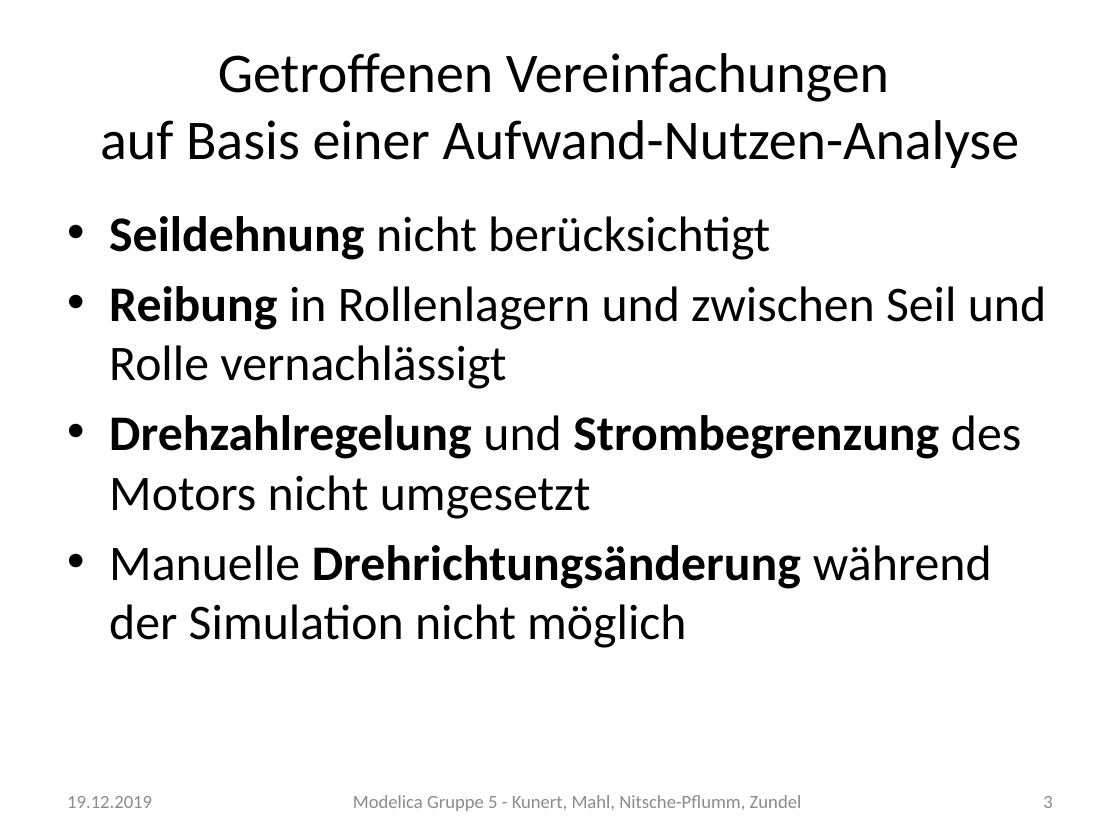
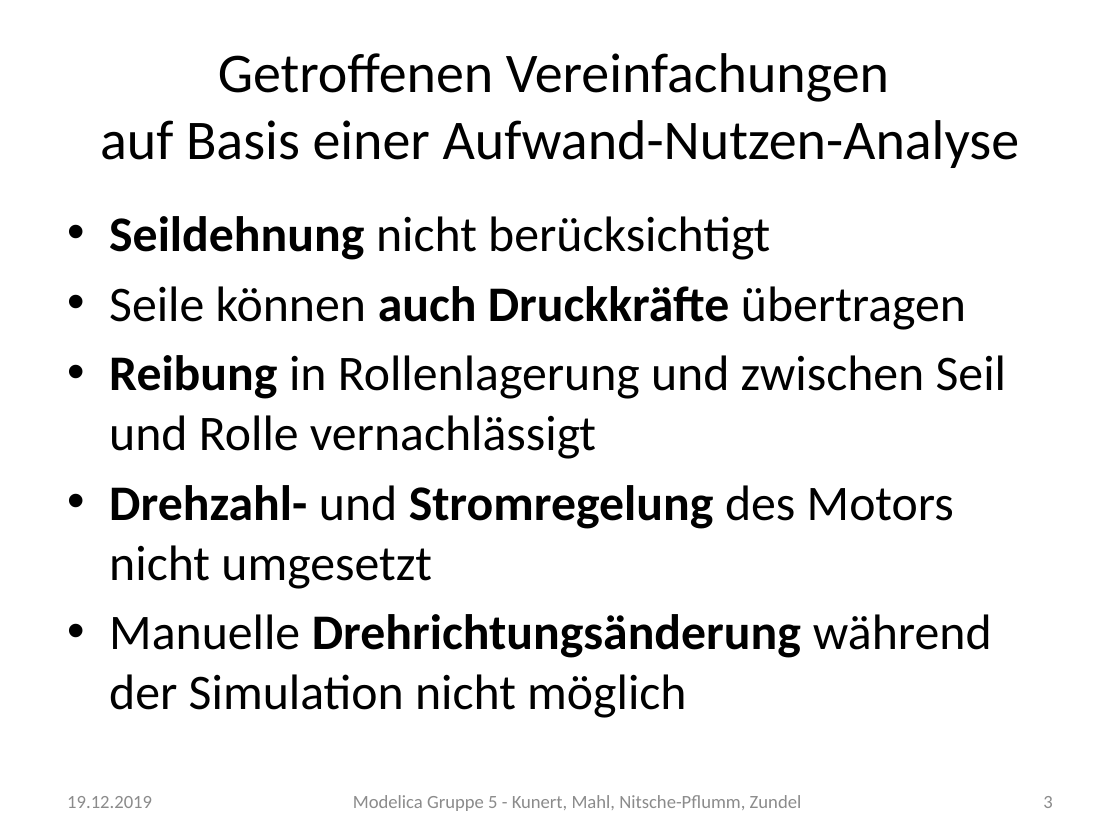
Before and after one commit to nitschep/Modelica-Flaschenzug-Gruppe5, a slide deck: slide 3 of Modelica_Präsentation_v2.pptx. Drawn at 1120x840 pixels with LibreOffice and Linux fonts; fonts in the diff are those of the drawing. Boxes give left, top, right and bottom in pixels: in the first picture for what was removed or moved away, otherwise in the second. Text is boxed around its words. In the diff, an @@ line names an element or a change of style, - is before the commit and + after.

```diff
--- a/Modelica_Präsentation_v2.pptx
+++ b/Modelica_Präsentation_v2.pptx
@@ text at (x1=109, y1=286, x2=1006, y2=589): text changed @@
-• Reibung in Rollenlagern und zwischen Seil und Rolle vernachlässigt
-• Drehzahlregelung und Strombegrenzung des Motors nicht umgesetzt
+• Seile können auch Druckkräfte übertragen
+• Reibung in Rollenlagerung und zwischen Seil und Rolle vernachlässigt
+• Drehzahl- und Stromregelung des Motors nicht umgesetzt
```
